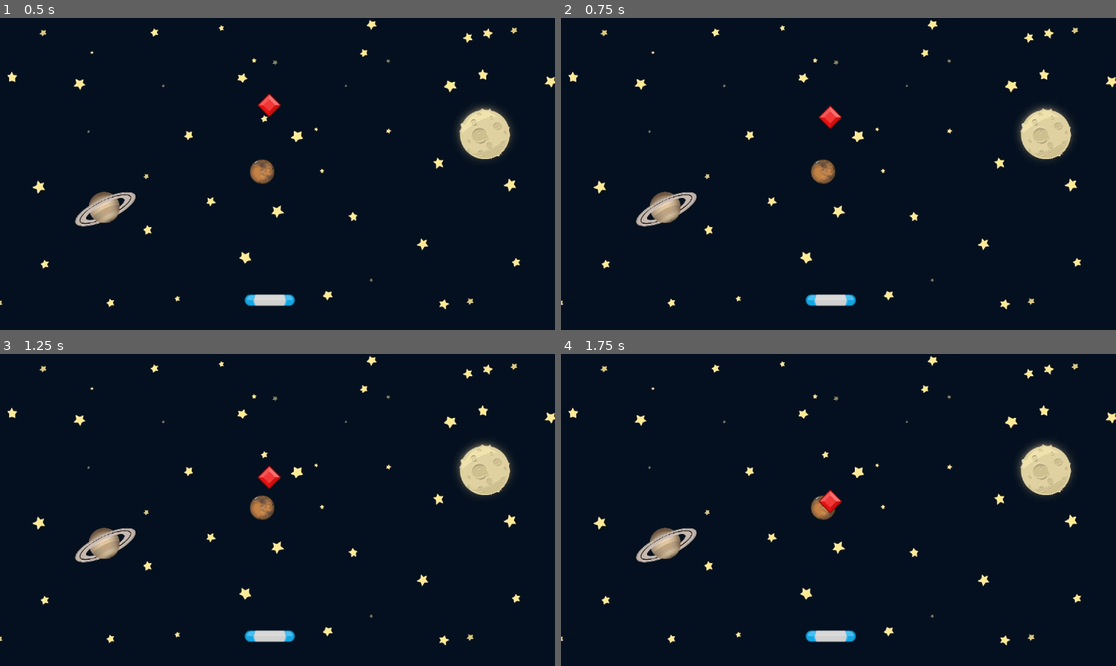
Above: before the commit, frames 1-4 (two rows, left to right).
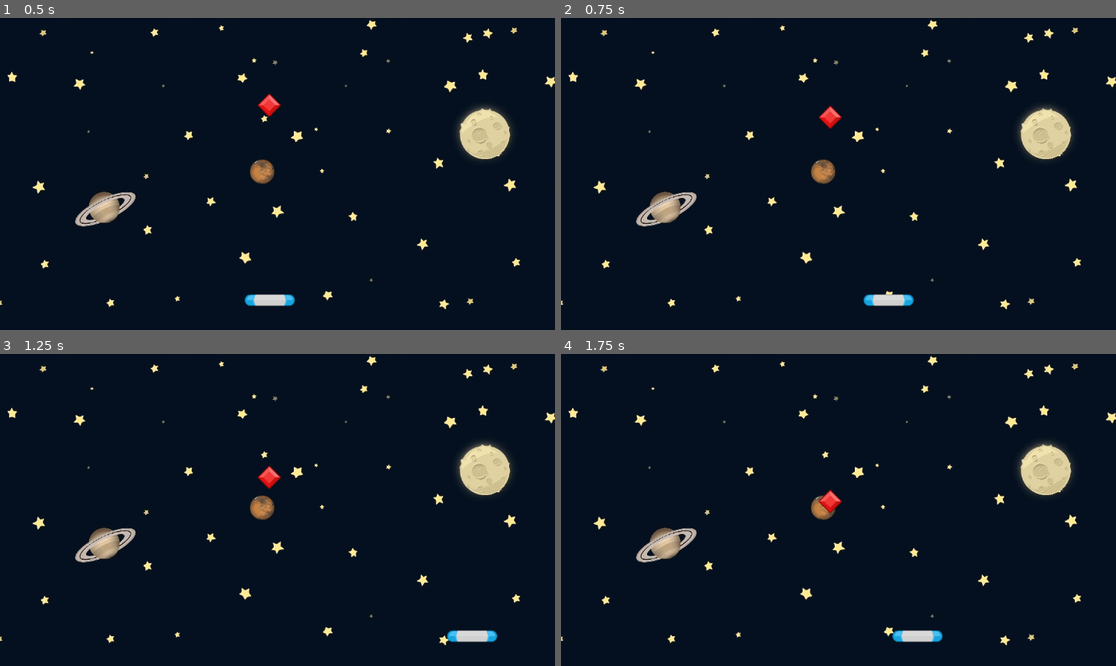
Above: after the commit, the same moments.

Repository: zserzzzz/gemcatcher
Game: Godot game, scene res://Scenes/Game/Game.tscn
Same seed, same stepped clock (60 frames per second), same inputs: the game is played once before the commit and once after it.
Inputs:
- Up to frame 1 (0.5 s): no input
- Up to frame 2 (0.75 s): hold D (move_right, bound only after the commit) from 0.53 s (still down)
- Up to frame 3 (1.25 s): keep holding D (move_right, bound only after the commit)
- Up to frame 4 (1.75 s): release D (move_right, bound only after the commit) at 1.28 s; hold A (move_left, bound only after the commit) from 1.28 s (still down)

Frame 1 is identical in both runs. In frame 2, 0.7% of the frame differs, in the area x 44-64%, y 88-93%; in frame 3, 0.7%, in the area x 44-90%, y 88-93%; in frame 4, 0.7%.

Commit message:
paddle challenge done
OMG I FINISHED THE PADDLE CHANLGEND IM SO GOOOOD

Diff:
--- /dev/null
+++ b/Scenes/Paddle/paddle.gd
@@ -0,0 +1,18 @@
+extends Area2D
+
+@export var speed = 10
+
+# Called when the node enters the scene tree for the first time.
+func _ready() -> void:
+	print(-get_viewport_rect().end.x)
+
+
+
+# Called every frame. 'delta' is the elapsed time since the previous frame.
+func _process(delta: float) -> void:
+	if Input.is_action_pressed("move_left"):
+		position.x -= speed
+	if Input.is_action_pressed("move_right"):
+		position.x += speed
+	position.x = clamp(position.x,0 + 50,get_viewport_rect().end.x - 50)
+	print(position.x)
--- a/Scenes/Paddle/paddle.tscn
+++ b/Scenes/Paddle/paddle.tscn
@@ -1,12 +1,14 @@
-[gd_scene load_steps=3 format=3 uid="uid://ctuqsssb1dm0m"]
+[gd_scene load_steps=4 format=3 uid="uid://ctuqsssb1dm0m"]
 
 [ext_resource type="Texture2D" uid="uid://2j5x1t6kwvb5" path="res://assets/paddleBlu.png" id="1_77fcv"]
+[ext_resource type="Script" uid="uid://ho5soq2hb1t6" path="res://Scenes/Paddle/paddle.gd" id="1_iwrur"]
 
 [sub_resource type="CapsuleShape2D" id="CapsuleShape2D_iwrur"]
 radius = 12.0
 height = 104.0
 
 [node name="Paddle" type="Area2D"]
+script = ExtResource("1_iwrur")
 
 [node name="Sprite2D" type="Sprite2D" parent="."]
 texture = ExtResource("1_77fcv")
--- a/project.godot
+++ b/project.godot
@@ -15,6 +15,21 @@
 config/features=PackedStringArray("4.4", "Mobile")
 config/icon="res://icon.svg"
 
+[input]
+
+move_left={
+"deadzone": 0.2,
+"events": [Object(InputEventKey,"resource_local_to_scene":false,"resource_name":"","device":-1,"window_id":0,"alt_pressed":false,"shift_pressed":false,"ctrl_pressed":false,"meta_pressed":false,"pressed":false,"keycode":0,"physical_keycode":65,"key_label":0,"unicode":97,"location":0,"echo":false,"script":null)
+, Object(InputEventKey,"resource_local_to_scene":false,"resource_name":"","device":-1,"window_id":0,"alt_pressed":false,"shift_pressed":false,"ctrl_pressed":false,"meta_pressed":false,"pressed":false,"keycode":0,"physical_keycode":4194319,"key_label":0,"unicode":0,"location":0,"echo":false,"script":null)
+]
+}
+move_right={
+"deadzone": 0.2,
+"events": [Object(InputEventKey,"resource_local_to_scene":false,"resource_name":"","device":-1,"window_id":0,"alt_pressed":false,"shift_pressed":false,"ctrl_pressed":false,"meta_pressed":false,"pressed":false,"keycode":0,"physical_keycode":68,"key_label":0,"unicode":100,"location":0,"echo":false,"script":null)
+, Object(InputEventKey,"resource_local_to_scene":false,"resource_name":"","device":-1,"window_id":0,"alt_pressed":false,"shift_pressed":false,"ctrl_pressed":false,"meta_pressed":false,"pressed":false,"keycode":0,"physical_keycode":4194321,"key_label":0,"unicode":0,"location":0,"echo":false,"script":null)
+]
+}
+
 [rendering]
 
 textures/canvas_textures/default_texture_filter=0
Not shown, added: Scenes/Paddle/paddle.gd.uid
